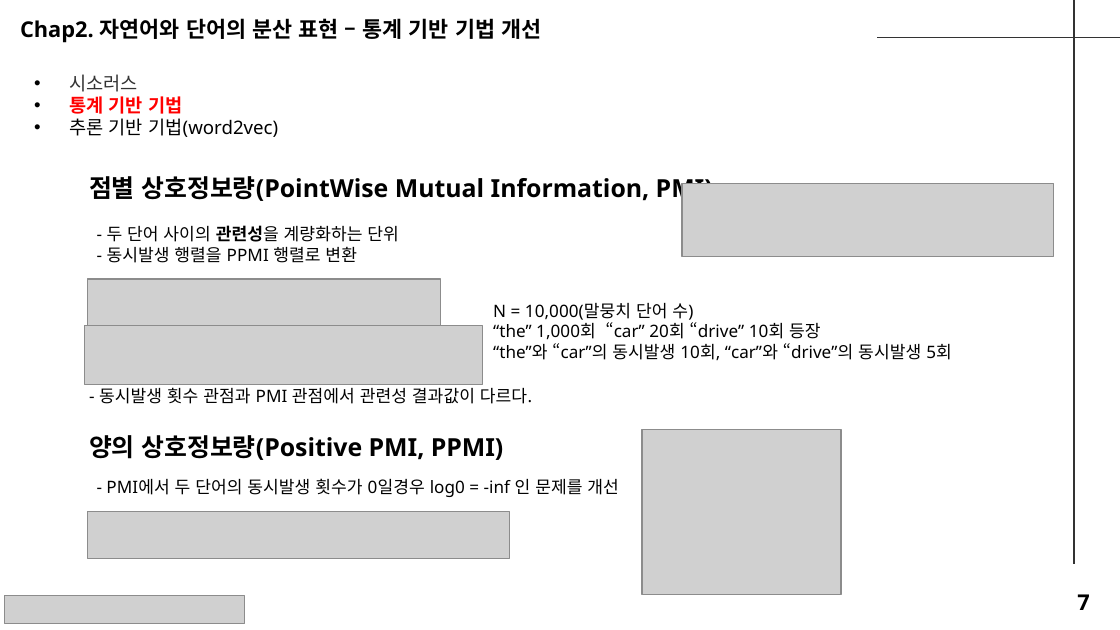
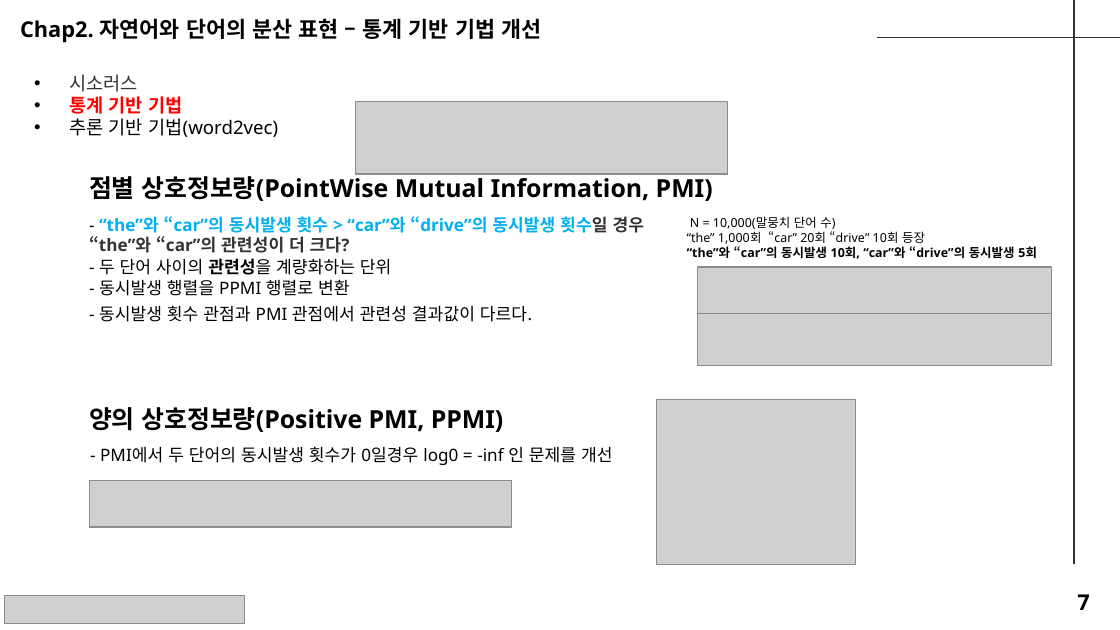
Before and after one commit to seungdeng/Deep-Learning-from-Scratch, a slide deck: slide 7 of study/발표자료/20250220_밑딥2_이승건_chap2345발표자료_NotoSans.pptx. Drawn at 1120x630 pixels with LibreOffice and Linux fonts; fonts in the diff are those of the drawing; grey boxes stand for pictures. Boxes give left, top, right and bottom in pixels: in the first picture for what was removed or moved away, otherwise in the second. Text is boxed around its words. In the diff, an @@ line names an element or a change of style, - is before the commit and + after.

```diff
--- a/study/발표자료/20250220_밑딥2_이승건_chap2345발표자료_NotoSans.pptx
+++ b/study/발표자료/20250220_밑딥2_이승건_chap2345발표자료_NotoSans.pptx
@@ picture: place and size @@
-picture at (682,184,1054,256)
+picture at (355,101,727,174)
@@ text "N = 10,000(말뭉치 단어 수)": place and size @@
-text "N = 10,000(말뭉치 단어 수)" at (493,303,952,360)
+text "N = 10,000(말뭉치 단어 수)" at (687,216,1037,259)
@@ text "N = 10,000(말뭉치 단어 수)" at (687,216,1037,259): size 11 to 8 pt; bold on in "“the”와 “car”의 동시발생 10회, “car”와 “drive”의 동시발생 ..." @@
@@ text added at (89,216,645,253), 11 pt, text #00B0F0, bold @@
+- “the”와 “car”의 동시발생 횟수 > “car”와 “drive”의 동시발생 횟수일 경우
+“the”와 “car”의 관련성이 더 크다?
@@ text "- 두 단어 사이의 관련성을 ...": place and size @@
-text "- 두 단어 사이의 관련성을 ..." at (107,225,399,263)
+text "- 두 단어 사이의 관련성을 ..." at (99,258,392,296)
@@ picture: place and size @@
-picture at (87,279,441,334)
+picture at (698,267,1052,321)
@@ text "- 동시발생 횟수 관점과 PMI ...": place and size @@
-text "- 동시발생 횟수 관점과 PMI ..." at (99,387,532,404)
+text "- 동시발생 횟수 관점과 PMI ..." at (99,305,532,322)
@@ picture: place and size @@
-picture at (85,326,483,385)
+picture at (698,314,1052,366)
@@ text "양의 상호정보량(Positive PMI, PPMI)": place and size @@
-text "양의 상호정보량(Positive PMI, PPMI)" at (89,435,504,460)
+text "양의 상호정보량(Positive PMI, PPMI)" at (89,407,504,432)
@@ picture: place and size @@
-picture at (642,429,841,595)
+picture at (656,400,856,566)
@@ text "- PMI에서 두 단어의 동시발생 ...": place and size @@
-text "- PMI에서 두 단어의 동시발생 ..." at (106,478,619,497)
+text "- PMI에서 두 단어의 동시발생 ..." at (100,446,613,465)
@@ picture: place and size @@
-picture at (87,512,510,559)
+picture at (90,480,512,528)
```
Also in this commit, not shown: 5 other slides changed.
